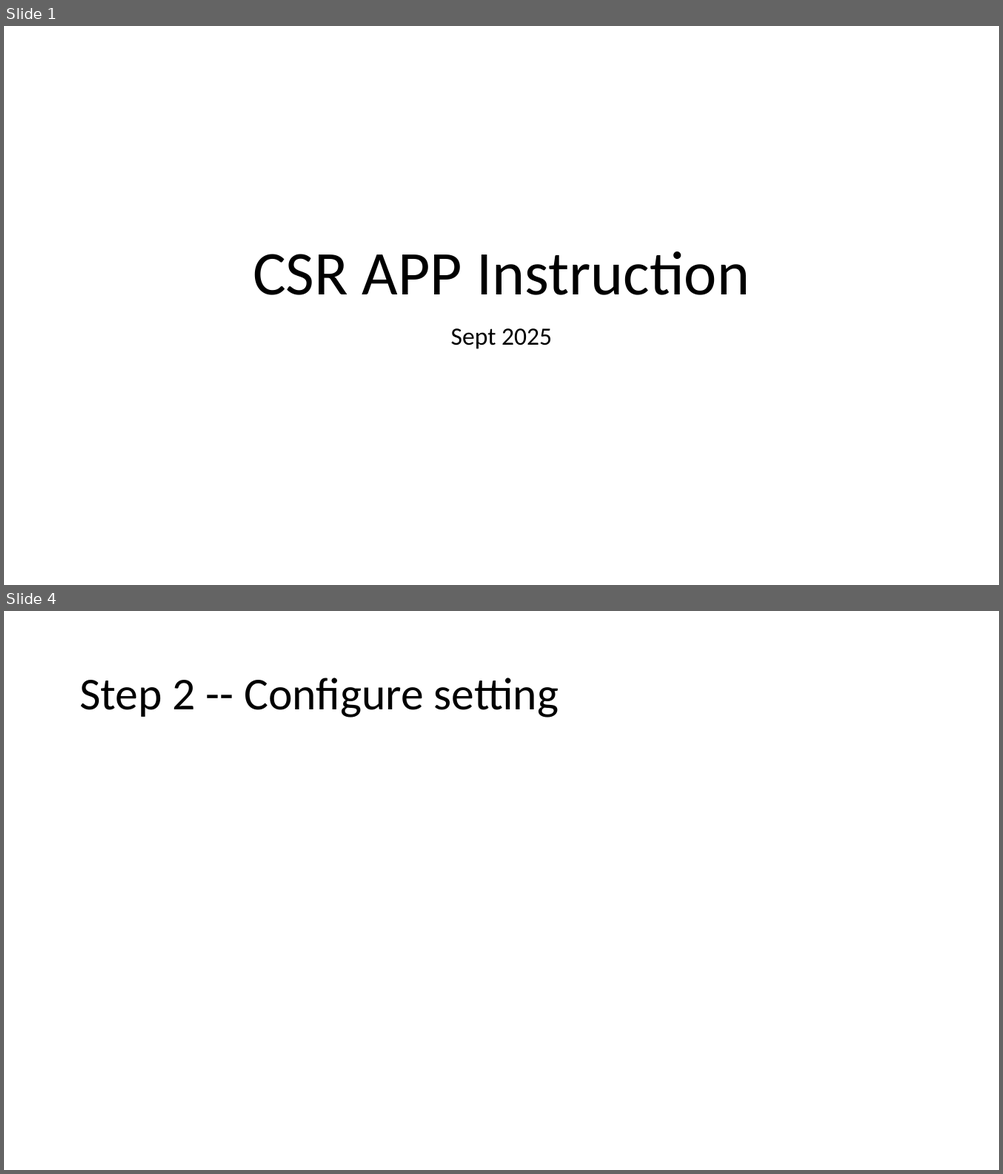
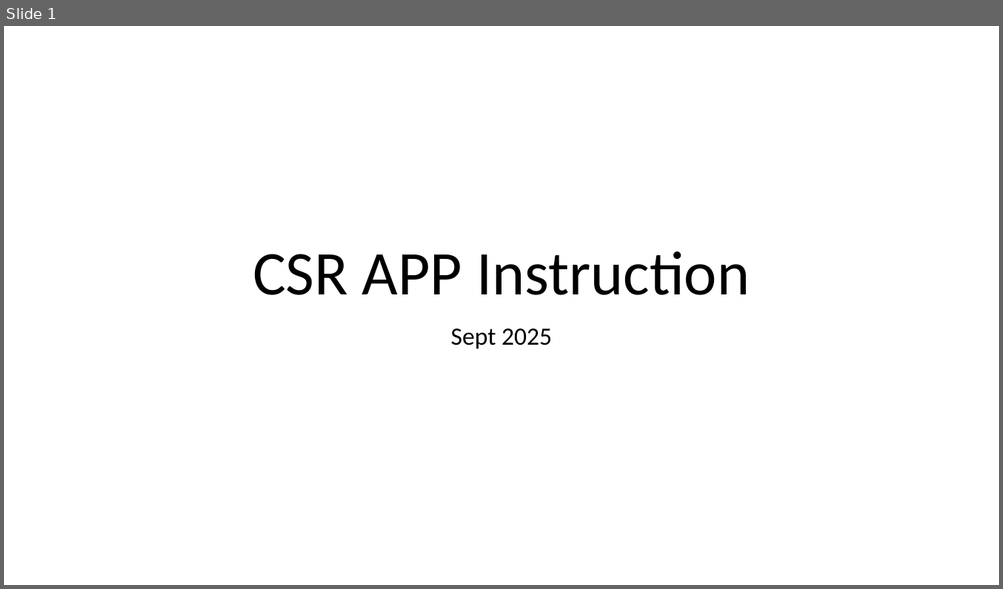
Before and after one commit to cuzno200161/CSR-software, a slide deck: CSR APP Instruction.pptx. Shown one above the other, each under a label of ours: slides 1 and 4 before the commit, slide 1 after it; the slides between them are not shown. The pictures are 1003x1174 and 1003x589 pixels, drawn with LibreOffice and Linux fonts; fonts in the diff are those of the drawing; grey boxes stand for pictures. Boxes give left, top, right and bottom in pixels: in the first picture for what was removed or moved away, otherwise in the second. Text is boxed around its words. In the diff, an @@ line names an element or a change of style, - is before the commit and + after.

```diff
--- a/CSR APP Instruction.pptx
+++ b/CSR APP Instruction.pptx
@@ slide 4 removed at [4,611,999,1170], background #FFFFFF @@
@@ title removed at [79,678,558,718] @@
-Step 2 -- Configure setting
```
Also in this commit, not shown: 5 slides changed, 7 slides added, 1 other file.
